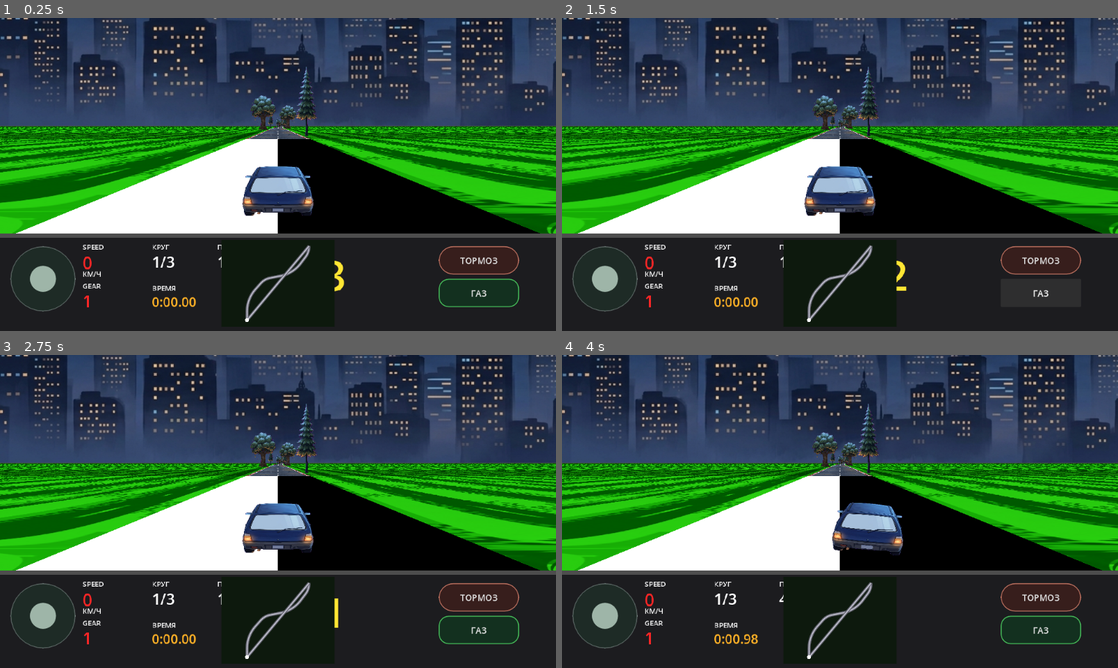
Above: before the commit, frames 1-4 (two rows, left to right).
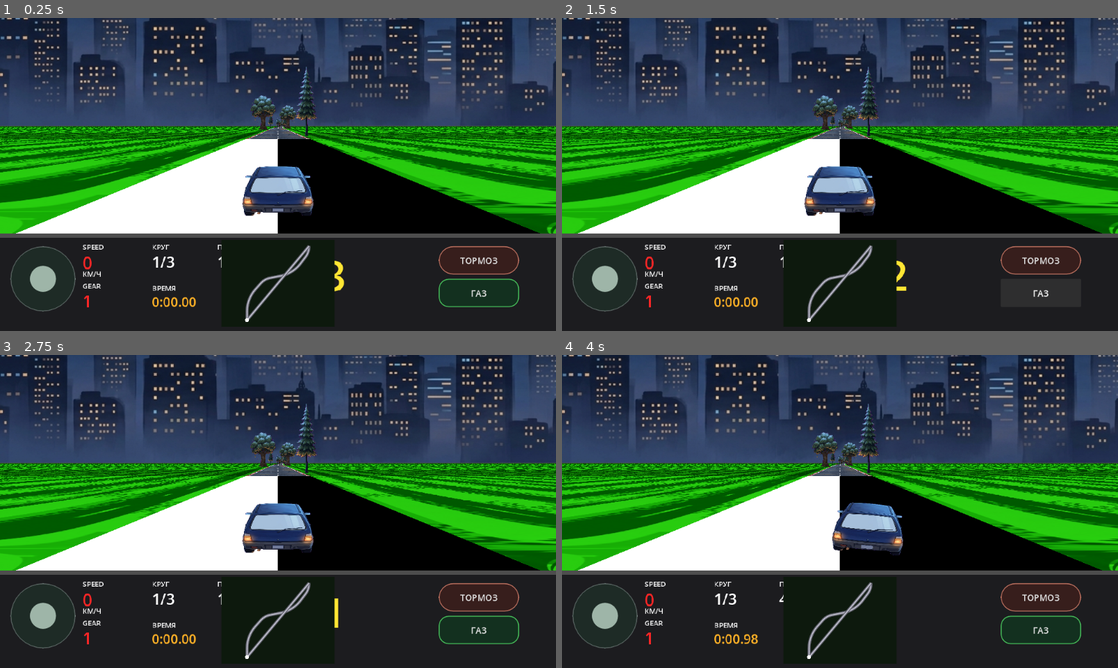
Above: after the commit, the same moments.

Repository: masterofmagic234/Arkon
Game: Godot game, scene res://scenes/level2_pseudo3d.tscn
Two runs of this game, one before a commit and one after it. Both use one fixed random seed, a clock stepped at 60 frames per second and the inputs below. This scene is started directly instead of the project's main scene.
Inputs (mouse positions are in pixels of both pictures, inside the frame that each line leads up to):
- Up to frame 1 (0.25 s): no input
- Up to frame 2 (1.5 s): click "ТОРМОЗ" at 0.5 s; click "ГАЗ" at 1.25 s
- Up to frame 3 (2.75 s): tap Enter at 2 s; move the mouse to (400, 495) at 2.02 s; hold D (race_right) from 2.03 s (still down); click (400, 495) at 2.17 s
- Up to frame 4 (4 s): release D (race_right) at 2.75 s; tap Space at 2.75 s; drag from (728, 527) to (812, 574) at 2.77 s; tap Enter at 3.5 s; move the mouse to (895, 442) at 3.52 s; hold D (race_right) from 3.53 s (still down)

The runs differ from the first frame. In frame 1, 0.3% of the frame differs, in the area x 0-100%, y 34-36%; in frame 2, 0.3%; in frame 3, 0.3%; in frame 4, 0.3%.

Commit message:
Anchor grass UVs to road-relative curve

Diff:
--- a/scripts/race_renderer_pseudo3d.gd
+++ b/scripts/race_renderer_pseudo3d.gd
@@ -298,33 +298,37 @@
             var right_points := PackedVector2Array([road_r0, gr0, gr1, road_r1])
 
             if grass_texture != null:
-                var center_x_i := _smooth_track_x(absolute_seg_i) - camera_track_x
-                var center_x_j := _smooth_track_x(absolute_seg_j) - camera_track_x
                 var half_road := ROAD_WORLD_WIDTH * 0.5
 
                 var world_dx_per_px_i: float = (half_road * ROAD_SCREEN_SCALE) / maxf(shw[gi], 0.001)
                 var world_dx_per_px_j: float = (half_road * ROAD_SCREEN_SCALE) / maxf(shw[gj], 0.001)
 
-                var world_x_left_i := center_x_i + (0.0 - ssx[gi]) * world_dx_per_px_i
-                var world_x_right_i := center_x_i + (w - ssx[gi]) * world_dx_per_px_i
-                var world_x_left_j := center_x_j + (0.0 - ssx[gj]) * world_dx_per_px_j
-                var world_x_right_j := center_x_j + (w - ssx[gj]) * world_dx_per_px_j
+                # Grass UVs are anchored to the road-relative screen offset.
+                # Do not add the global centerline X here: the road geometry
+                # already carries the curve, while these UVs keep the texture
+                # visually wrapped around that curve instead of sliding with
+                # the track center.
+                var offset_left_i := (0.0 - ssx[gi]) * world_dx_per_px_i
+                var offset_right_i := (w - ssx[gi]) * world_dx_per_px_i
+                var offset_left_j := (0.0 - ssx[gj]) * world_dx_per_px_j
+                var offset_right_j := (w - ssx[gj]) * world_dx_per_px_j
 
                 var uv_y_i := -dz_i * GRASS_WORLD_UV_SCALE
                 var uv_y_j := -dz_j * GRASS_WORLD_UV_SCALE
 
                 var left_uvs := PackedVector2Array([
-                    Vector2(world_x_left_i * GRASS_WORLD_UV_SCALE, uv_y_i),
-                    Vector2((center_x_i - half_road) * GRASS_WORLD_UV_SCALE, uv_y_i),
-                    Vector2((center_x_j - half_road) * GRASS_WORLD_UV_SCALE, uv_y_j),
-                    Vector2(world_x_left_j * GRASS_WORLD_UV_SCALE, uv_y_j)
+                    Vector2(offset_left_i * GRASS_WORLD_UV_SCALE, uv_y_i),
+                    Vector2(-half_road * GRASS_WORLD_UV_SCALE, uv_y_i),
+                    Vector2(-half_road * GRASS_WORLD_UV_SCALE, uv_y_j),
+                    Vector2(offset_left_j * GRASS_WORLD_UV_SCALE, uv_y_j)
                 ])
                 var right_uvs := PackedVector2Array([
-                    Vector2((center_x_i + half_road) * GRASS_WORLD_UV_SCALE, uv_y_i),
-                    Vector2(world_x_right_i * GRASS_WORLD_UV_SCALE, uv_y_i),
-                    Vector2(world_x_right_j * GRASS_WORLD_UV_SCALE, uv_y_j),
-                    Vector2((center_x_j + half_road) * GRASS_WORLD_UV_SCALE, uv_y_j)
+                    Vector2(half_road * GRASS_WORLD_UV_SCALE, uv_y_i),
+                    Vector2(offset_right_i * GRASS_WORLD_UV_SCALE, uv_y_i),
+                    Vector2(offset_right_j * GRASS_WORLD_UV_SCALE, uv_y_j),
+                    Vector2(half_road * GRASS_WORLD_UV_SCALE, uv_y_j)
                 ])
+
                 var grass_cols := PackedColorArray([grass_tint, grass_tint, grass_tint, grass_tint])
                 draw_polygon(left_points, grass_cols, left_uvs, grass_texture)
                 draw_polygon(right_points, grass_cols, right_uvs, grass_texture)
